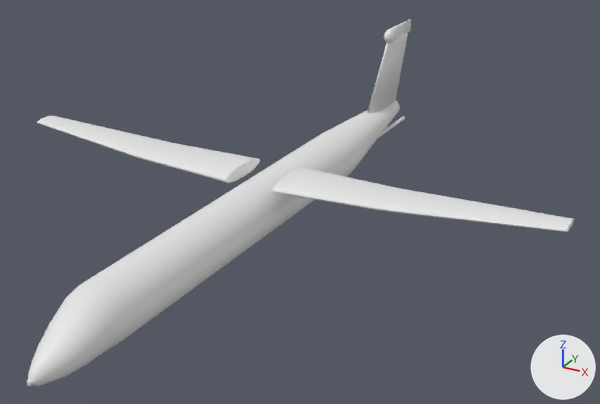
An edit to the Blender file Q400/Q400.blend, drawn before and after from the same camera.
Rendered twice from a camera (50 mm lens) standing at (12.9, -21.9, 11.3) and looking at (0.9, 0.0, 0.4). Arrows for +X, +Y and +Z are at lower right; the lights stay in place.

Objects in the first picture: 'Fuselage', 'Vertical Stabilizer', 'Wings'.
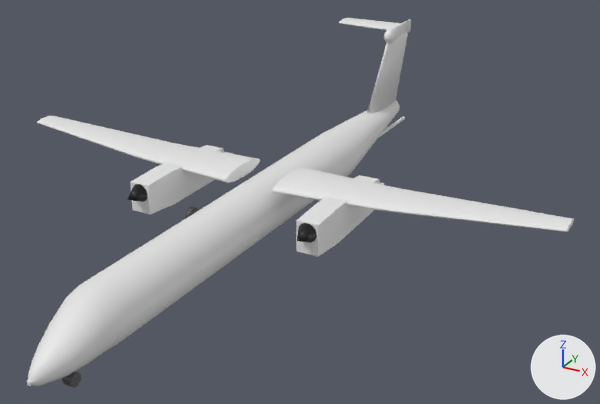
Boxes [x1, y1, x2, y2] around the edits, measured in the pictures (600 x 404 px):
'Cube.001', added: after [130, 145, 384, 256]
'Cone', added (black): after [127, 184, 317, 243]
'Cylinder.001', added: after [339, 18, 401, 30]
'Cylinder.002', added: after [62, 371, 81, 388]
'Cylinder.003', added: after [186, 206, 201, 218]

The change, as a list of edits to the scene's bpy script:
```text
Add img_tire_tread_seamless_texture__6018_jpg:
    img_tire_tread_seamless_texture__6018_jpg = load_image('Tire tread Seamless Texture #6018.jpg', 'texture/Tire tread Seamless Texture #6018.jpg', 1000, 1000, 'sRGB')
Add mat_tire:
    mat_tire = bpy.data.materials.new('Tire')
    # colours: white #ffffff
    # uses the picture img_tire_tread_seamless_texture__6018_jpg
Add mat_black_metal:
    mat_black_metal = principled_material('Black metal')
    mat_black_metal.base_color = (0.0056, 0.0056, 0.0056)  # black #111111
Add me_cylinder_005:
    me_cylinder_005.from_pydata(...)  # a 32-sided cylinder along z spanning x -1.0..1.0, y -1.0..1.0, z -1.0..1.0
    me_cylinder_005.materials.append(mat_tire)
Add me_cylinder_002:
    me_cylinder_002.from_pydata(...)  # 64 vertices, 34 faces; spans x -0.33..0.61, y -1.0..1.0, z -1.0..1.0
Add me_cone:
    me_cone.from_pydata(...)  # a 32-sided cone pointing to +z spanning x -1.0..1.0, y -1.0..1.0, z -1.0..1.0
    me_cone.polygons.foreach_set('use_smooth', [True] * 33)
    me_cone.materials.append(mat_black_metal)  # black #111111
Add me_cube:
    me_cube.from_pydata(...)  # 28 vertices, 26 faces; spans x -1.0..1.0, y -3.22..2.0, z -0.24..0.91
Add ob_cylinder_002:
    ob_cylinder_002 = bpy.data.objects.new('Cylinder.002', me_cylinder_005)
    ob_cylinder_002.location = (0.03, -9.86, -0.65)
    ob_cylinder_002.rotation_euler = (0.0, 1.571, 0.0)  # degrees (0, 90, 0)
    ob_cylinder_002.scale = (0.185, 0.185, 0.129)
Add ob_cylinder_001:
    ob_cylinder_001 = bpy.data.objects.new('Cylinder.001', me_cylinder_002)
    ob_cylinder_001.location = (-1.35, 10.32, 4.15)
    ob_cylinder_001.rotation_euler = (0.0, 1.571, 0.0)  # degrees (0, 90, 0)
    ob_cylinder_001.scale = (0.2, 0.7, 1.35)
Add ob_cone:
    ob_cone = bpy.data.objects.new('Cone', me_cone)
    ob_cone.location = (-2.97, -3.63, 1.18)
    ob_cone.rotation_euler = (1.571, 0.0, 0.0)  # degrees (90, 0, 0)
    ob_cone.scale = (0.3, 0.3, 0.3)
    _m = ob_cone.modifiers.new('Mirror', 'MIRROR')
    _m.mirror_object = ob_fuselage
Add ob_cube_001:
    ob_cube_001 = bpy.data.objects.new('Cube.001', me_cube)
    ob_cube_001.location = (-2.96, -0.11, 0.63)
    ob_cube_001.scale = (0.35, 1.0, 1.0)
    _m = ob_cube_001.modifiers.new('Mirror', 'MIRROR')
    _m.mirror_object = ob_fuselage
```
